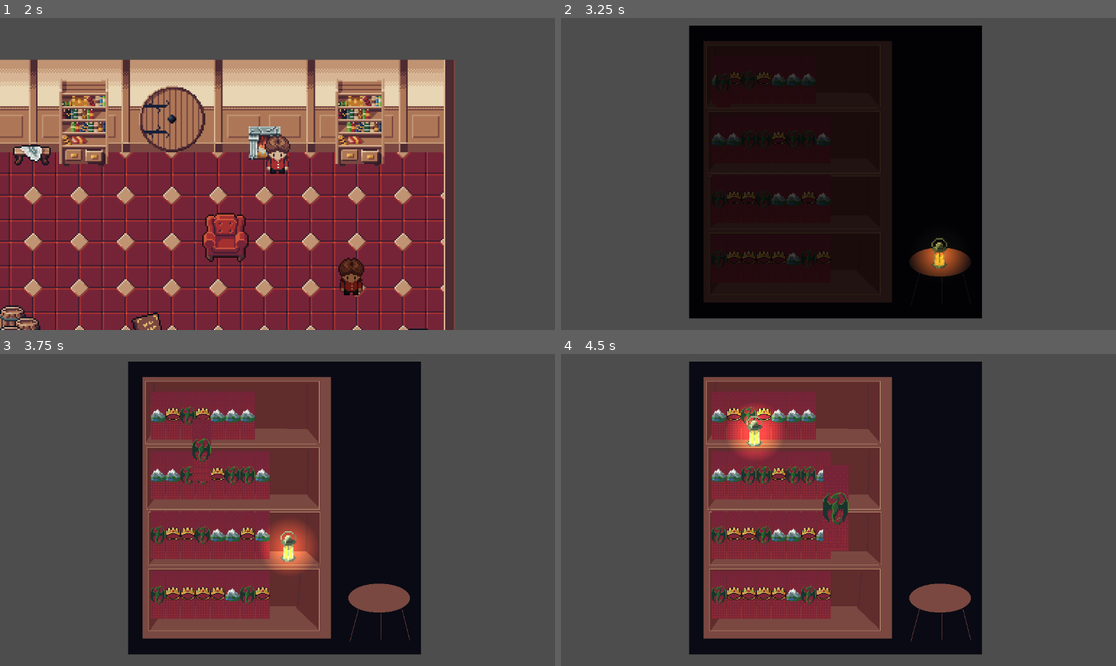
Above: before the commit, frames 1-4 (two rows, left to right).
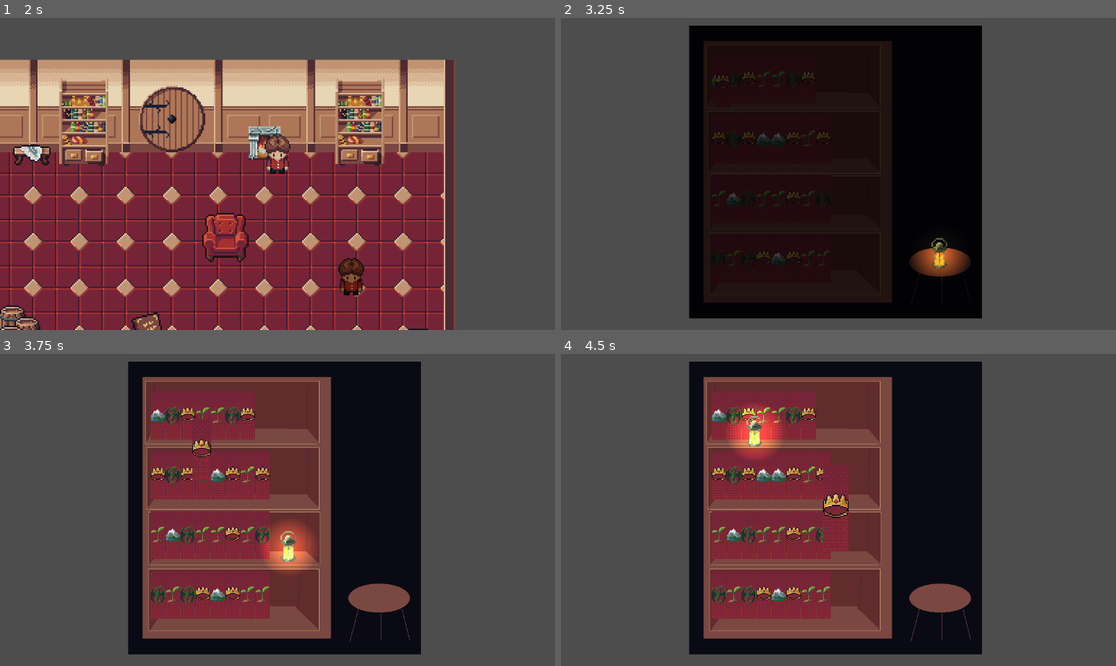
Above: after the commit, the same moments.

Repository: peterakerblom/hoblib
Game: Godot game, scene res://scenes/level.tscn
Same seed, same stepped clock (60 frames per second), same inputs: the game is played once before the commit and once after it.
Inputs (mouse positions are in pixels of both pictures, inside the frame that each line leads up to):
- Up to frame 1 (2 s): move the mouse to (249, 236) at 0.52 s; hold Up (up) 0.53-1.25 s; tap E (interact) at 0.6 s; click (249, 236) at 0.67 s; drag from (444, 220) to (277, 158) at 1.27 s
- Up to frame 2 (3.25 s): move the mouse to (672, 127) at 2.02 s; hold Left (left) 2.03-2.75 s; tap E (interact) at 2.1 s; click (716, 80) at 2.77 s
- Up to frame 3 (3.75 s): drag from (377, 588) to (111, 463) at 3.52 s
- Up to frame 4 (4.5 s): move the mouse to (755, 432) at 4.27 s; hold Down (down) from 4.28 s (still down); tap E (interact) at 4.35 s

Frame 1 is identical in both runs. In frame 2, 1.4% of the frame differs, in the area x 27-49%, y 16-80%; in frame 3, 3.0%; in frame 4, 3.2%, in the area x 27-52%, y 16-81%.

Commit message:
plant

Diff:
--- a/global/data.gd
+++ b/global/data.gd
@@ -6,4 +6,5 @@
 	1 : "dragon",
 	2 : "mountain",
 	3 : "crown",
+	4 : "plant",
 }
Binary file added: assets/raw/icon_plant_32.aseprite
Binary file added: assets/sprites/icon_plant_32.png
Not shown, added: assets/sprites/icon_plant_32.png.import
